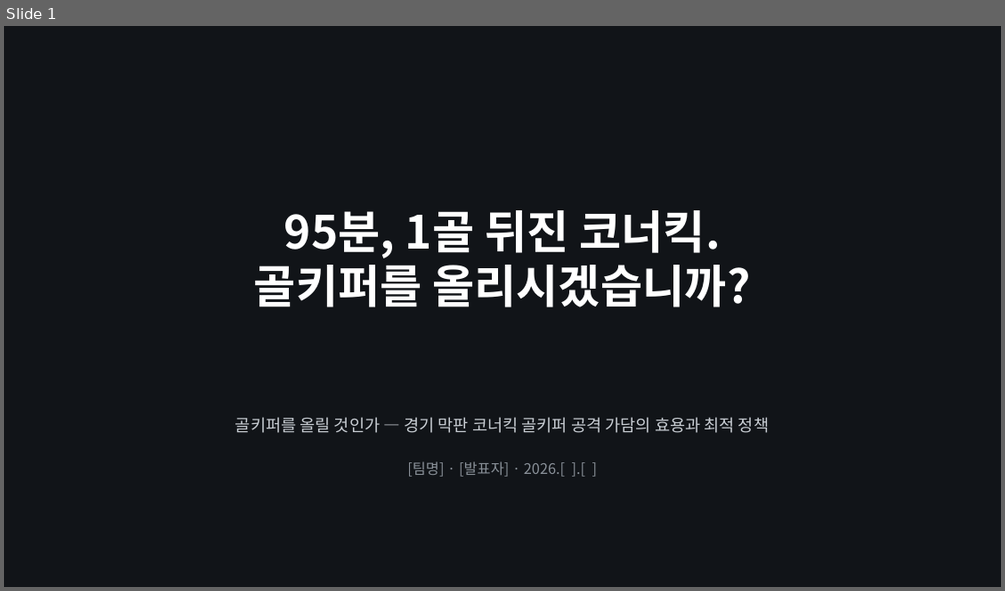
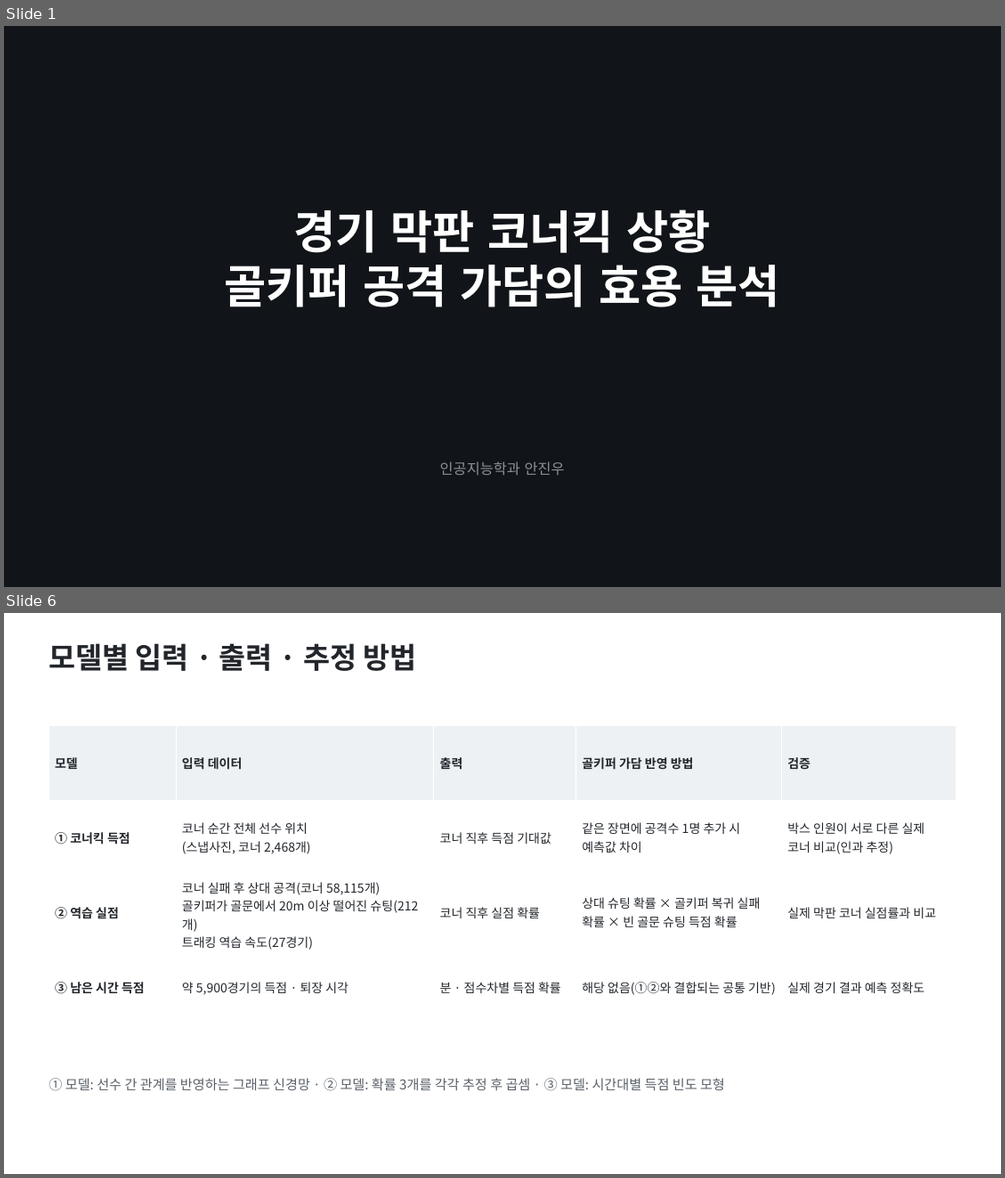
Before and after one commit to JJ1NNU/FootballDataAnalyticsProject, a slide deck: docs/slides/gk_corner_proposal.pptx. Shown one above the other, each under a label of ours: slide 1 before the commit, slides 1 and 6 after it; the slides between them are not shown. The pictures are 1005x591 and 1005x1178 pixels, drawn with LibreOffice and Linux fonts; fonts in the diff are those of the drawing. Boxes give left, top, right and bottom in pixels: in the first picture for what was removed or moved away, otherwise in the second. Text is boxed around its words. In the diff, an @@ line names an element or a change of style, - is before the commit and + after.

```diff
--- a/docs/slides/gk_corner_proposal.pptx
+++ b/docs/slides/gk_corner_proposal.pptx
@@ slide 6 added at <box>4,613,1001,1174</box>, background #FFFFFF @@
@@ text added at <box>48,643,417,671</box>, 28 pt, text #22262B, bold @@
+모델별 입력 · 출력 · 추정 방법
@@ table added at <box>48,725,956,1024</box>, 4 rows, 5 columns @@
+모델 | 입력 데이터 | 출력 | 골키퍼 가담 반영 방법 | 검증
+① 코너킥 득점 | 코너 순간 전체 선수 위치 (스냅사진, 코너 2,468개) | 코너 직후 득점 기대값 | 같은 장면에 공격수 1명 추가 시 예측값 차이 | 박스 인원이 서로 다른 실제 코너 비교(인과 추정)
+② 역습 실점 | 코너 실패 후 상대 공격(코너 58,115개) 골키퍼가 골문에서 20m 이상 떨어진 슈팅(212개) 트래킹 역습 속도(27경기) | 코너 직후 실점 확률 | 상대 슈팅 확률 × 골키퍼 복귀 실패 확률 × 빈 골문 슈팅 득점 확률 | 실제 막판 코너 실점률과 비교
+③ 남은 시간 득점 | 약 5,900경기의 득점 · 퇴장 시각 | 분 · 점수차별 득점 확률 | 해당 없음(①②와 결합되는 공통 기반) | 실제 경기 결과 예측 정확도
@@ text added at <box>48,1078,725,1091</box>, 13 pt, text #5A6169 @@
+① 모델: 선수 간 관계를 반영하는 그래프 신경망 · ② 모델: 확률 3개를 각각 추정 후 곱셈 · ③ 모델: 시간대별 득점 빈도 모형
@@ slide 1 changed as well @@
@@ text at <box>224,209,779,307</box>: text changed @@
-95분, 1골 뒤진 코너킥.
-골키퍼를 올리시겠습니까?
+경기 막판 코너킥 상황
+골키퍼 공격 가담의 효용 분석
@@ text removed at <box>235,417,769,433</box> @@
-골키퍼를 올릴 것인가 — 경기 막판 코너킥 골키퍼 공격 가담의 효용과 최적 정책
@@ text at <box>440,461,565,475</box>: text changed @@
-[팀명] · [발표자] · 2026.[ ].[ ]
+인공지능학과 안진우
```
Also in this commit, not shown: 3 other slides changed, 7 other slides added, 9 slides removed, 3 other files.
